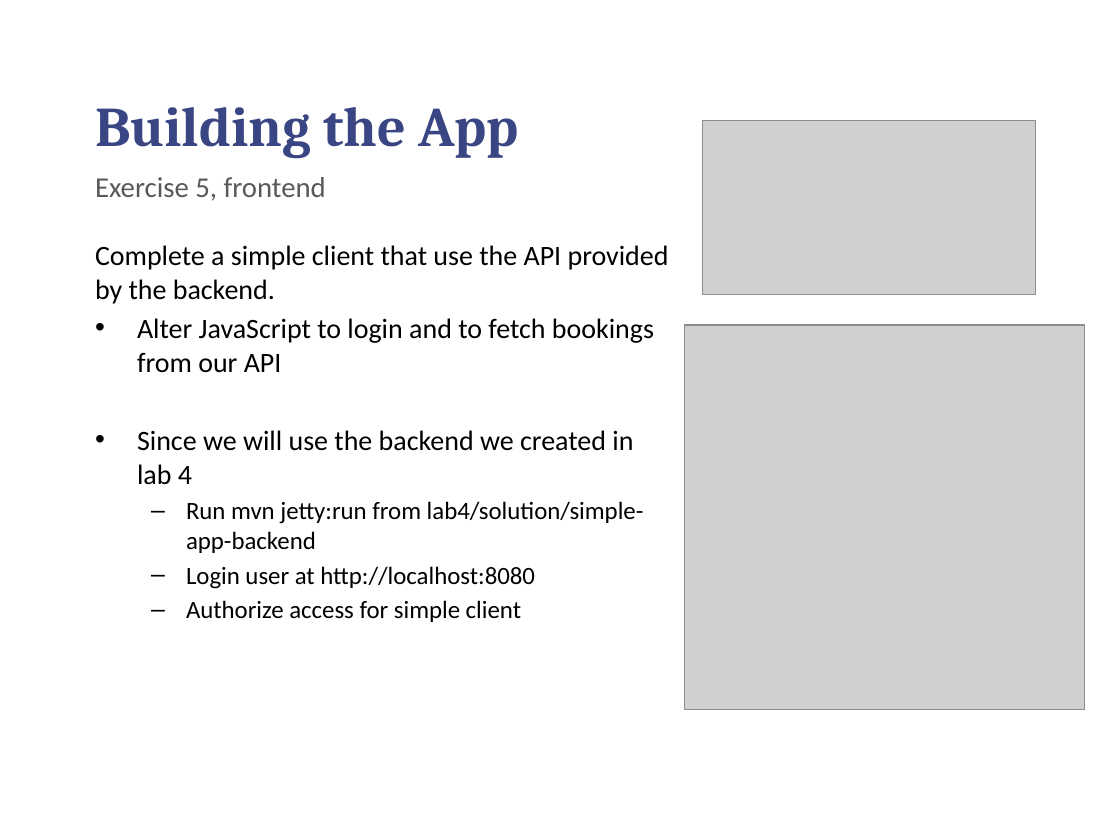
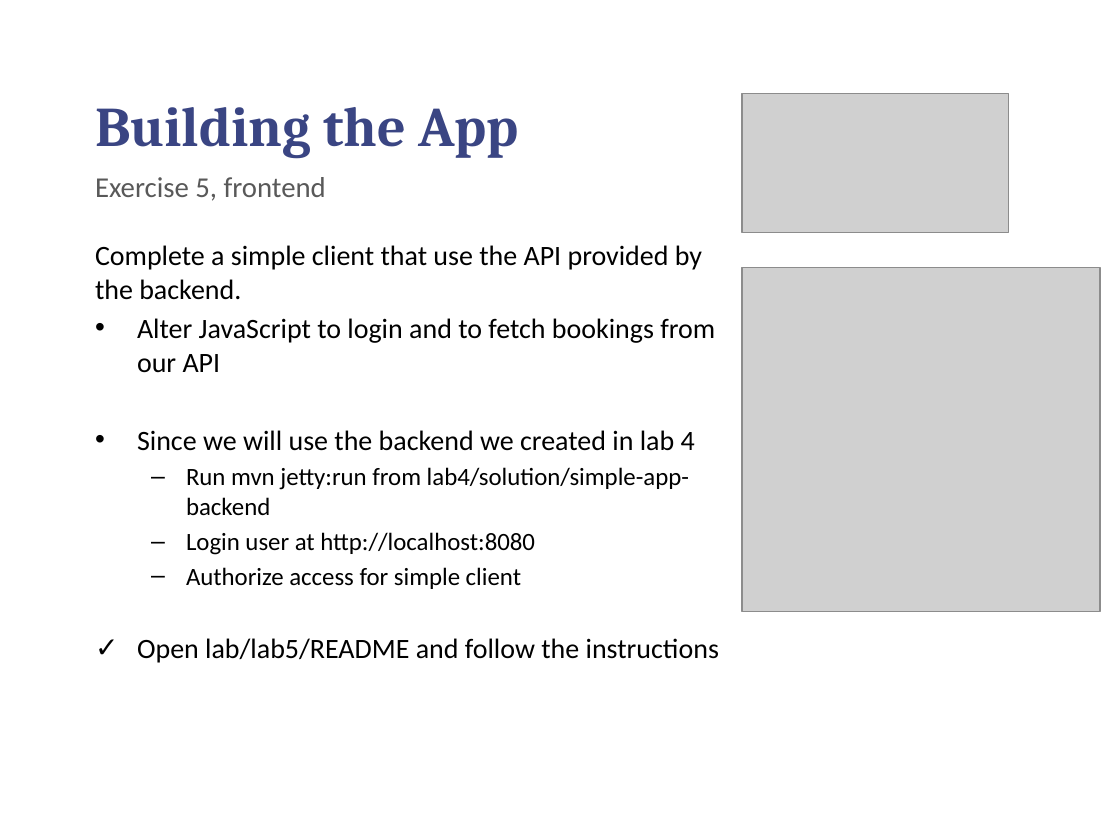
Before and after one commit to chilmers/cadec-healthcare-api-tutorial, a slide deck: slide 24 of Cadec-vårdens-apier.pptx. Drawn at 1120x840 pixels with LibreOffice and Linux fonts; fonts in the diff are those of the drawing; grey boxes stand for pictures; background and template pictures are left out. Boxes give left, top, right and bottom in pixels: in the first picture for what was removed or moved away, otherwise in the second. Text is boxed around its words. In the diff, an @@ line names an element or a change of style, - is before the commit and + after.

```diff
--- a/Cadec-vårdens-apier.pptx
+++ b/Cadec-vårdens-apier.pptx
@@ picture: place and size @@
-picture at bbox=[702, 121, 1036, 295]
+picture at bbox=[741, 93, 1008, 232]
@@ picture: place and size @@
-picture at bbox=[684, 325, 1084, 709]
+picture at bbox=[741, 268, 1100, 612]
@@ text at bbox=[137, 638, 719, 663]: paragraph added @@
+✓ Open lab/lab5/README and follow the instructions
```
Also in this commit, not shown: 12 other slides changed.
